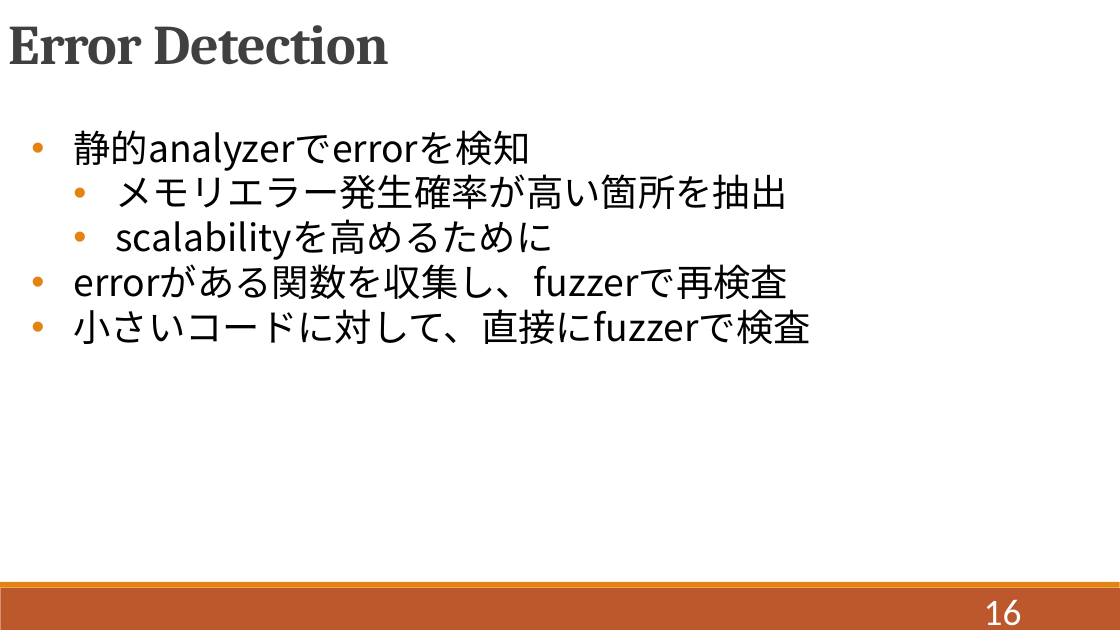
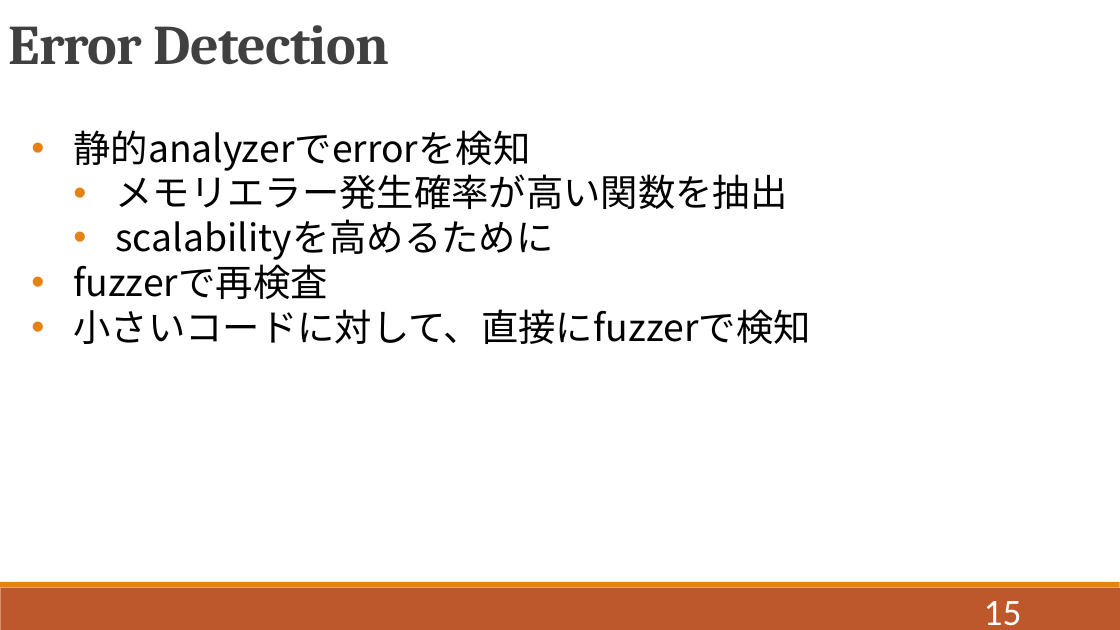
Before and after one commit to QIANZECHANG/MyResearch, a slide deck: slide 15 of 修論/修論発表.pptx (slide 16 before the commit). Drawn at 1120x630 pixels with LibreOffice and Linux fonts; fonts in the diff are those of the drawing. Boxes give left, top, right and bottom in pixels: in the first picture for what was removed or moved away, otherwise in the second. Text is boxed around its words. In the diff, an @@ line names an element or a change of style, - is before the commit and + after.

```diff
--- a/修論/修論発表.pptx
+++ b/修論/修論発表.pptx
@@ text at (x1=115, y1=169, x2=787, y2=209): text changed @@
-    • メモリエラー発生確率が高い箇所を抽出
+    • メモリエラー発生確率が高い関数を抽出
@@ text at (x1=73, y1=258, x2=811, y2=344): text changed @@
-  • errorがある関数を収集し、fuzzerで再検査
-  • 小さいコードに対して、直接にfuzzerで検査
+  • fuzzerで再検査
+  • 小さいコードに対して、直接にfuzzerで検知
@@ page number at (x1=984, y1=601, x2=1022, y2=626): text changed @@
-16
+15
```
Also in this commit, not shown: 20 other slides changed, 3 slides removed.
